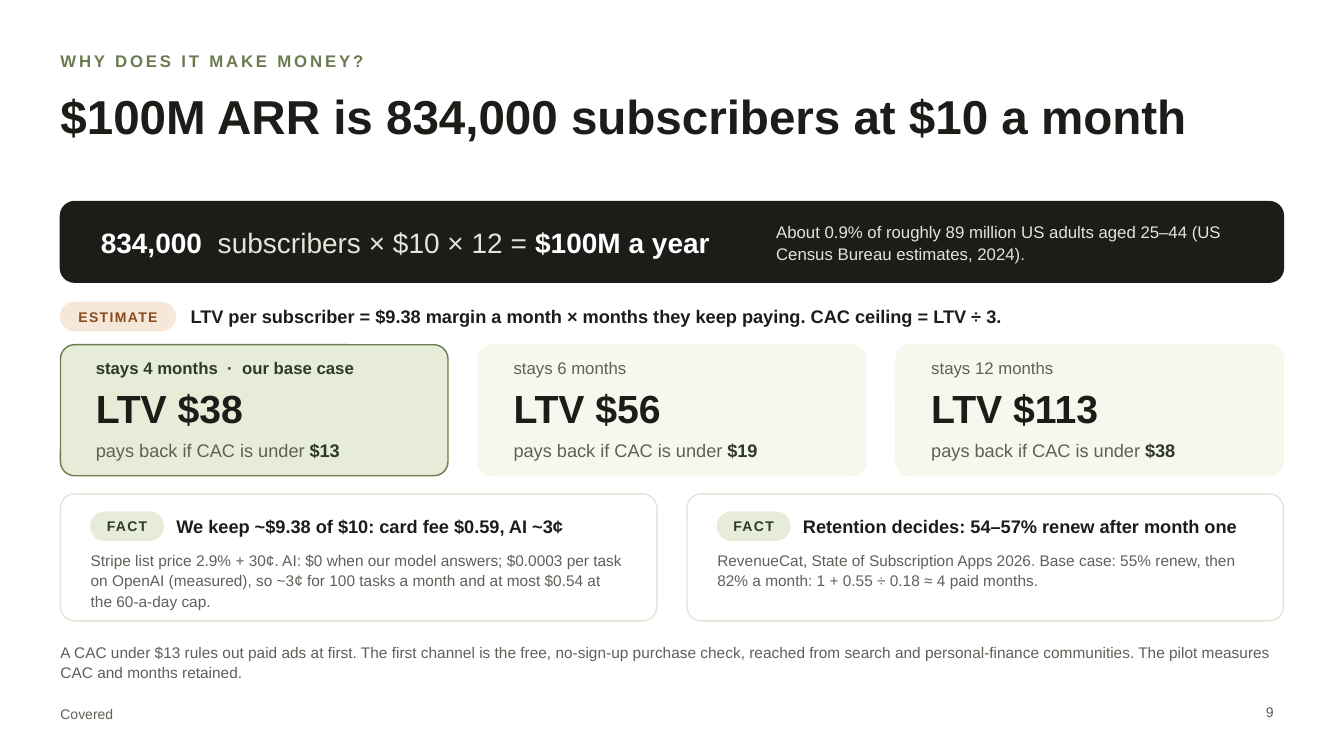
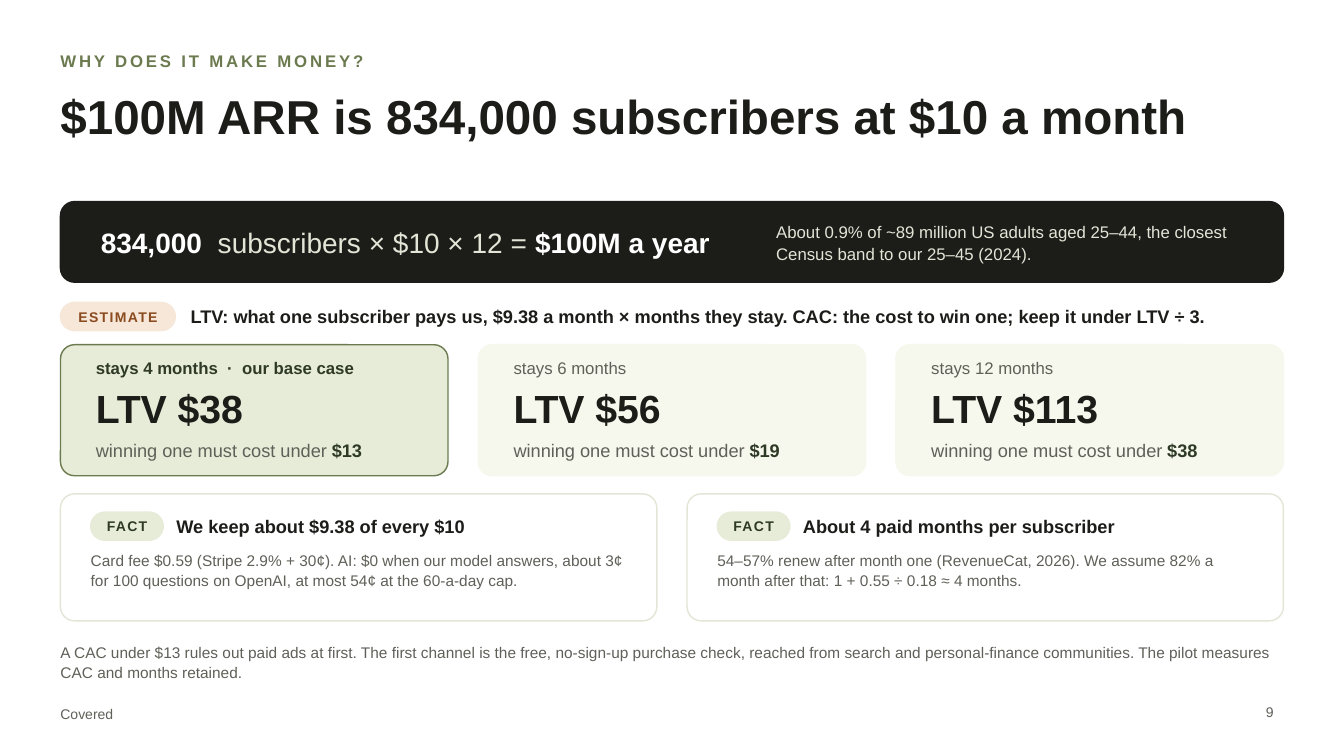
Before and after one commit to chinusoid/FractureTeam, a slide deck: slide 9 of pitch/covered-pitch.pptx. Drawn at 1344x756 pixels with LibreOffice and Linux fonts; fonts in the diff are those of the drawing. Boxes give left, top, right and bottom in pixels: in the first picture for what was removed or moved away, otherwise in the second. Text is boxed around its words. In the diff, an @@ line names an element or a change of style, - is before the commit and + after.

```diff
--- a/pitch/covered-pitch.pptx
+++ b/pitch/covered-pitch.pptx
@@ text at [776,226,1227,264]: text changed @@
-About 0.9% of roughly 89 million US adults aged 25–44 (US Census Bureau estimates, 2024).
+About 0.9% of ~89 million US adults aged 25–44, the closest Census band to our 25–45 (2024).
@@ text at [191,309,1205,327]: text changed @@
-LTV per subscriber = $9.38 margin a month × months they keep paying. CAC ceiling = LTV ÷ 3.
+LTV: what one subscriber pays us, $9.38 a month × months they stay. CAC: the cost to win one; keep it under LTV ÷ 3.
@@ text at [96,443,362,461]: text changed @@
-pays back if CAC is under $13
+winning one must cost under $13
@@ text at [514,443,780,461]: text changed @@
-pays back if CAC is under $19
+winning one must cost under $19
@@ text at [931,444,1197,461]: text changed @@
-pays back if CAC is under $38
+winning one must cost under $38
@@ text at [176,519,464,537]: text changed @@
-We keep ~$9.38 of $10: card fee $0.59, AI ~3¢
+We keep about $9.38 of every $10
@@ text at [803,519,1115,537]: text changed @@
-Retention decides: 54–57% renew after month one
+About 4 paid months per subscriber
@@ text at [91,554,622,589]: text changed @@
-Stripe list price 2.9% + 30¢. AI: $0 when our model answers; $0.0003 per task on OpenAI (measured), so ~3¢ for 100 tasks a month and at most $0.54 at the 60-a-day cap.
+Card fee $0.59 (Stripe 2.9% + 30¢). AI: $0 when our model answers, about 3¢ for 100 questions on OpenAI, at most 54¢ at the 60-a-day cap.
@@ text at [717,555,1214,586]: text changed @@
-RevenueCat, State of Subscription Apps 2026. Base case: 55% renew, then 82% a month: 1 + 0.55 ÷ 0.18 ≈ 4 paid months.
+54–57% renew after month one (RevenueCat, 2026). We assume 82% a month after that: 1 + 0.55 ÷ 0.18 ≈ 4 months.
```
Also in this commit, not shown: 9 other slides changed, 3 other files.
